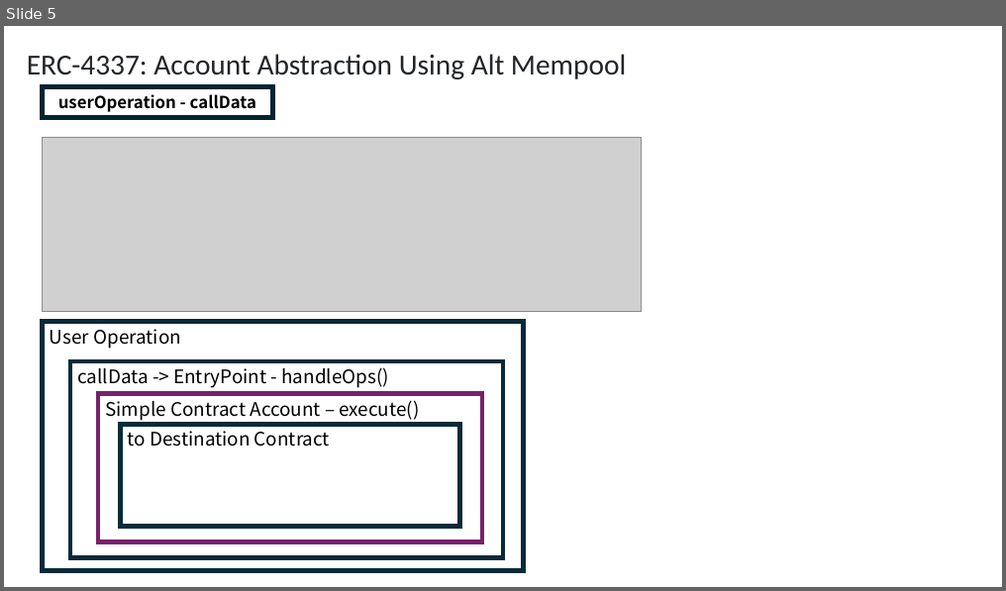
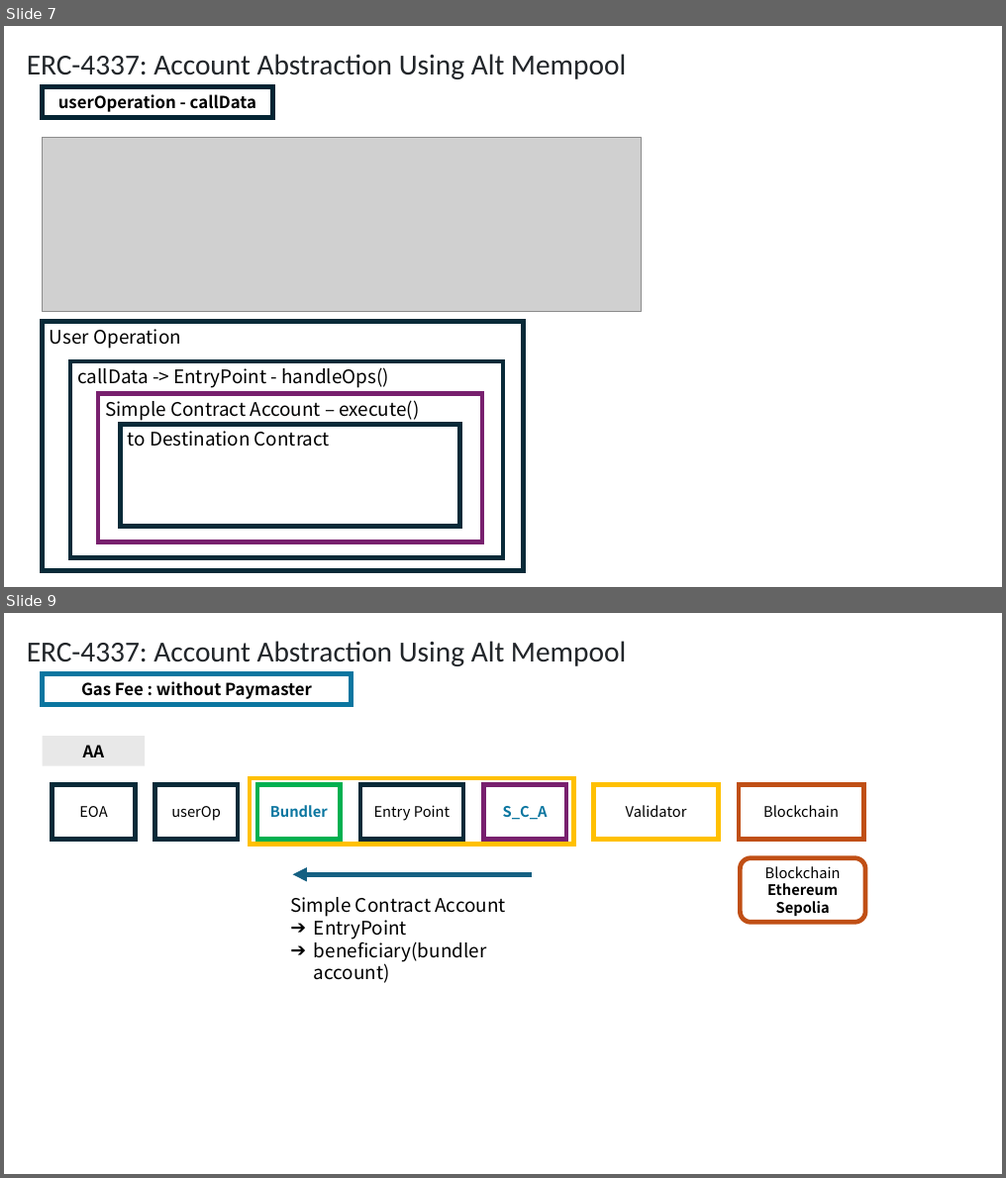
Before and after one commit to yyyljy/erc4337_alchemybundler, a slide deck: ERC4337.pptx. Shown one above the other, each under a label of ours: slide 5 before the commit, slides 7 and 9 after it; the slides between them are not shown. The pictures are 1006x591 and 1006x1178 pixels, drawn with LibreOffice and Linux fonts; fonts in the diff are those of the drawing; grey boxes stand for pictures. Boxes give left, top, right and bottom in pixels: in the first picture for what was removed or moved away, otherwise in the second. Text is boxed around its words. In the diff, an @@ line names an element or a change of style, - is before the commit and + after.

```diff
--- a/ERC4337.pptx
+++ b/ERC4337.pptx
@@ slide 9 added at [4, 613, 1002, 1174], background #FFFFFF @@
@@ text added at [27, 641, 626, 666], 28 pt, text #212529 @@
+ERC-4337: Account Abstraction Using Alt Mempool
@@ rectangle added at [43, 674, 351, 704], outline #0B76A0 4.5 pt, 16 pt, text #000000, bold @@
+Gas Fee : without Paymaster
@@ rectangle added at [43, 736, 145, 765], fill #E8E8E8, 16 pt, text #000000, bold @@
+AA
@@ rectangle added at [52, 785, 135, 839], outline #092A39 4.5 pt, 14 pt, text #000000 @@
+EOA
@@ rectangle added at [154, 785, 238, 839], outline #092A39 4.5 pt, 14 pt, text #000000 @@
+userOp
@@ rectangle added at [250, 778, 573, 845], outline #FFC000 4.5 pt @@
@@ rectangle added at [257, 785, 341, 839], outline #00B050 4.5 pt, 14 pt, text #0B76A0, bold @@
+Bundler
@@ rectangle added at [360, 785, 463, 839], outline #092A39 4.5 pt, 14 pt, text #000000 @@
+Entry Point
@@ rectangle added at [483, 785, 566, 839], outline #78206E 4.5 pt, 14 pt, text #0B76A0, bold @@
+S_C_A
@@ rectangle added at [594, 785, 719, 839], outline #FFC000 4.5 pt, 14 pt, text #000000 @@
+Validator
@@ rectangle added at [739, 785, 863, 839], outline #C04F15 4.5 pt, 14 pt, text #000000 @@
+Blockchain
@@ arrow added from (533, 875) to (293, 875), #156082 4.5 pt @@
@@ rounded rectangle added at [740, 859, 865, 922], outline #C04F15 4.5 pt, 14 pt, text #000000, bold @@
+Blockchain
+Ethereum
+Sepolia
@@ text added at [290, 897, 505, 983], 18 pt, text #000000 @@
+Simple Contract Account
+➔ EntryPoint
+➔ beneficiary(bundler account)
@@ what was slide 5 is now slide 7 @@
```
Also in this commit, not shown: 5 slides changed, 9 other slides added, 4 other files.
